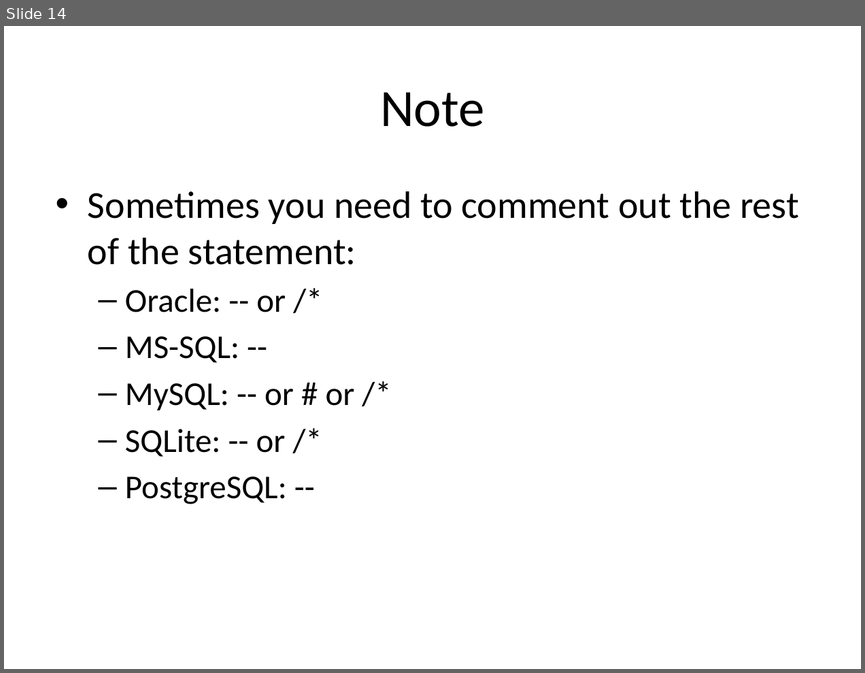
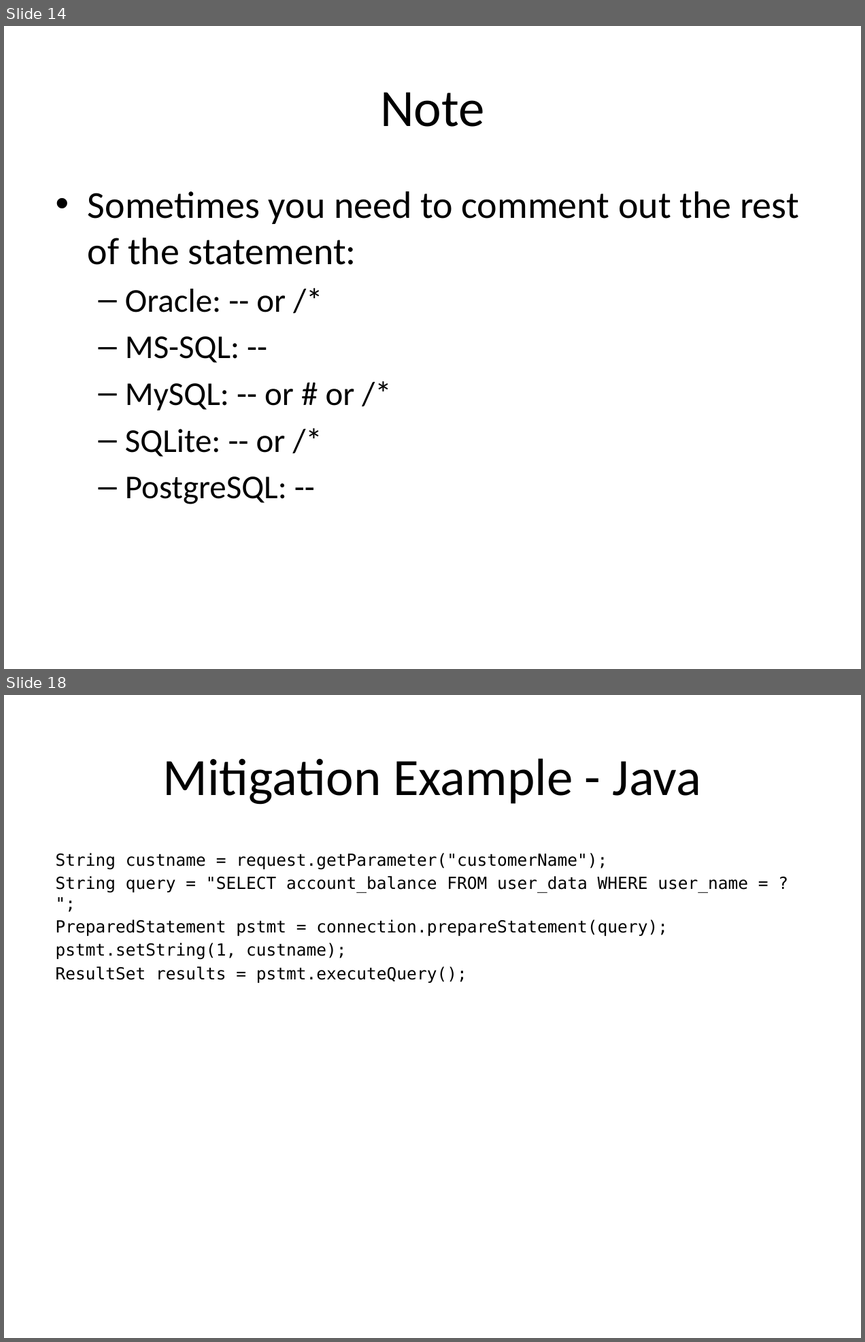
Before and after one commit to serneno/info_415_sp14, a slide deck: week4/week 4 - tuesday.pptx. Shown one above the other, each under a label of ours: slide 14 before the commit, slides 14 and 18 after it; the slides between them are not shown. The pictures are 865x673 and 865x1342 pixels, drawn with LibreOffice and Linux fonts; fonts in the diff are those of the drawing. Boxes give left, top, right and bottom in pixels: in the first picture for what was removed or moved away, otherwise in the second. Text is boxed around its words. In the diff, an @@ line names an element or a change of style, - is before the commit and + after.

```diff
--- a/week4/week 4 - tuesday.pptx
+++ b/week4/week 4 - tuesday.pptx
@@ slide 18 added at bbox=[4, 695, 861, 1338], background #FFFFFF @@
@@ title added at bbox=[162, 758, 702, 804], 44 pt, text #000000 @@
+Mitigation Example - Java
@@ text added at bbox=[56, 853, 748, 983], 14 pt, text #000000 @@
+String custname = request.getParameter("customerName");
+String query = "SELECT account_balance FROM user_data WHERE user_name = ? ";
+PreparedStatement pstmt = connection.prepareStatement(query);
+pstmt.setString(1, custname);
+ResultSet results = pstmt.executeQuery();
```
Also in this commit, not shown: 4 other slides added, 2 slides removed, 3 other files.
